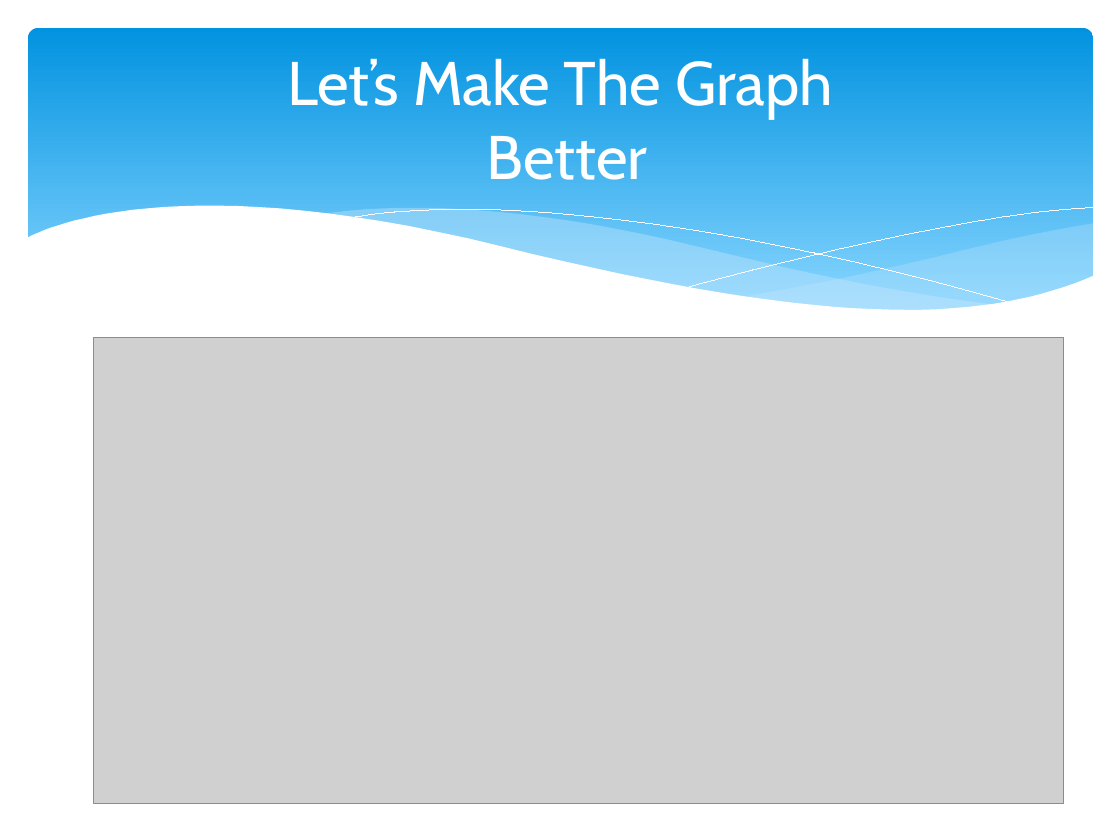
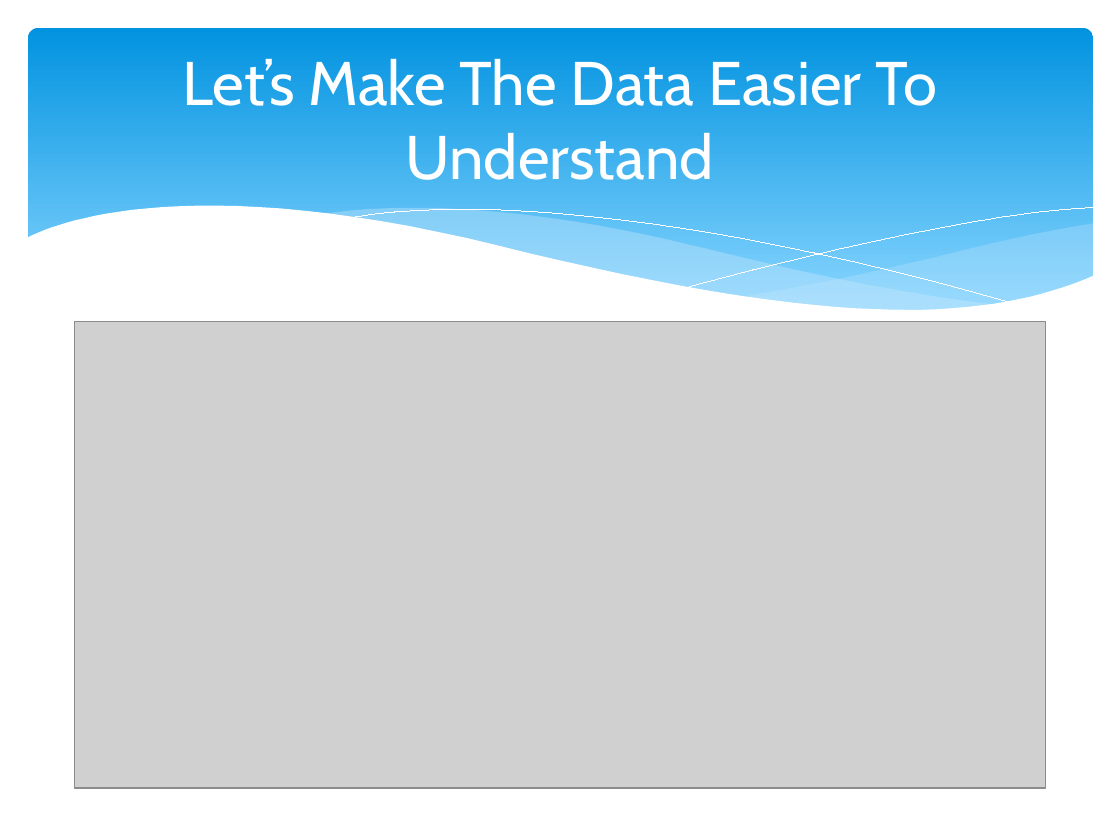
Before and after one commit to Mletter1/Challenge1, a slide deck: slide 15 of Presentation.pptx (slide 14 before the commit). Drawn at 1120x840 pixels with LibreOffice and Linux fonts; fonts in the diff are those of the drawing; grey boxes stand for pictures. Boxes give left, top, right and bottom in pixels: in the first picture for what was removed or moved away, otherwise in the second. Text is boxed around its words. In the diff, an @@ line names an element or a change of style, - is before the commit and + after.

```diff
--- a/Presentation.pptx
+++ b/Presentation.pptx
@@ title at <box>183,59,938,180</box>: text changed @@
-Let’s Make The Graph
-Better
+Let’s Make The Data Easier To Understand
@@ picture: place and size @@
-picture at <box>94,337,1064,803</box>
+picture at <box>75,321,1045,787</box>
```
Also in this commit, not shown: 4 other slides changed, 3 slides added, 2 slides removed.
